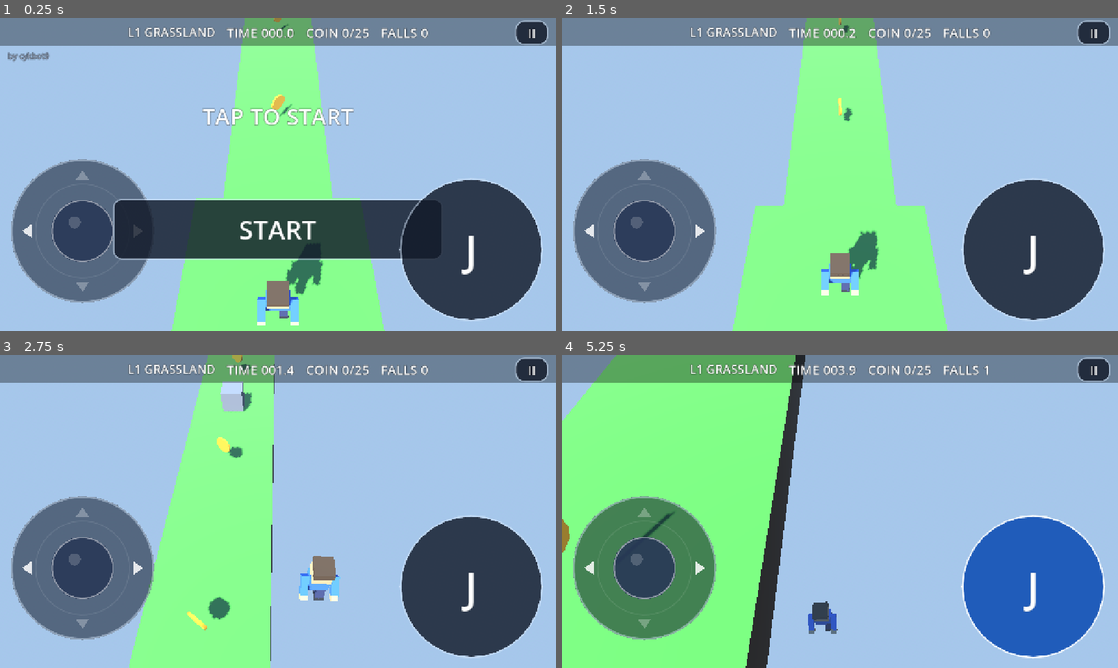
Above: before the commit, frames 1-4 (two rows, left to right).
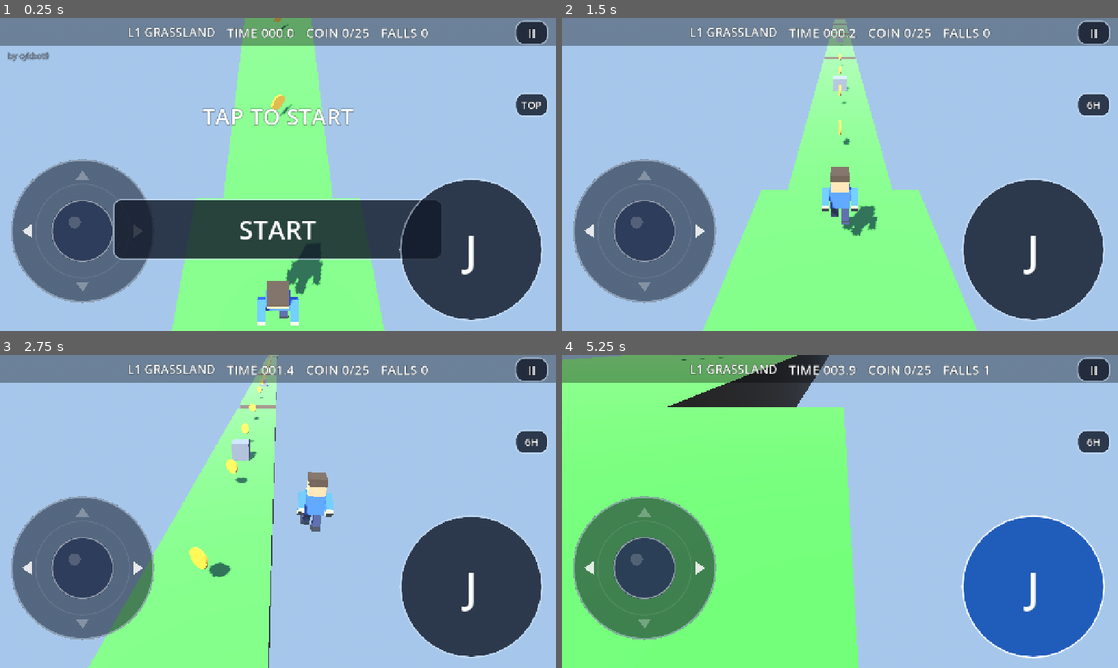
Above: after the commit, the same moments.

Repository: cykgames/001-parkour
Game: Godot game, scene res://Main.tscn
Two runs of this game, one before a commit and one after it. Both use one fixed random seed, a clock stepped at 60 frames per second and the inputs below. Sound files missing from this copy of the repository are replaced by a short silence.
Inputs (mouse positions are in pixels of both pictures, inside the frame that each line leads up to):
- Up to frame 1 (0.25 s): no input
- Up to frame 2 (1.5 s): click (1084, 127) at 0.52 s; click "START" at 1.25 s
- Up to frame 3 (2.75 s): move the mouse to (400, 495) at 2.02 s; hold Right (move_right) from 2.03 s (still down); click (400, 495) at 2.17 s; tap Space (jump) at 2.27 s
- Up to frame 4 (5.25 s): release Right (move_right) at 2.75 s; drag from (728, 527) to (812, 574) at 2.77 s; move the mouse to (895, 442) at 3.52 s; hold Right (move_right) 3.53-4.25 s; click (895, 442) at 3.67 s; drag from (812, 574) to (673, 464) at 4.27 s; move the mouse to (1006, 558) at 5.02 s; hold Left (move_left) from 5.03 s (still down); click (1006, 558) at 5.17 s

The runs differ from the first frame. In frame 1, 0.4% of the frame differs, in the area x 92-99%, y 24-32%; in frame 2, 9.4%; in frame 3, 8.4%; in frame 4, 16%, in the area x 0-99%, y 0-100%.

Commit message:
feat(camera): view-cycle button TOP/6H/5H/7H low chase cams (30deg pitch, occlusion pull-in)

Diff:
--- a/CameraRig.gd
+++ b/CameraRig.gd
@@ -10,6 +10,55 @@
 const LOOK_AHEAD := Vector3(0, 0.5, -3.3)
 const FOLLOW_K := 4.5
 
+## View modes (user request 2026-11-19): 0 = legacy overhead rig, 1..3 = low
+## chase cam at exactly 30deg pitch, placed at the player's 6 / 5 / 7 o'clock
+## (directly behind / behind-right / behind-left). Static so the choice
+## survives scene reloads; headless harnesses never cycle it (stay mode 0).
+## Auto-run movement is world-axis fixed, so yaw changes are visual only.
+static var view_mode := 0
+
+const CHASE_PITCH_DEG := 30.0
+const CHASE_DIST := 6.0      # horizontal distance from the player
+const CHASE_LOOK_H := 0.9    # aim at chest/head height
+# Clock angles clockwise from 12 o'clock; the player faces -Z (12 o'clock).
+const CHASE_CLOCK_DEG := [180.0, 150.0, 210.0]  # modes 1,2,3 = 6,5,7
+
+
+func cycle_view() -> void:
+	view_mode = (view_mode + 1) % 4
+	snap()
+
+
+func _view_offset() -> Vector3:
+	if view_mode == 0:
+		return OFFSET
+	var a := deg_to_rad(CHASE_CLOCK_DEG[view_mode - 1])
+	var dir := Vector3(sin(a), 0.0, -cos(a))
+	var h := CHASE_LOOK_H + CHASE_DIST * tan(deg_to_rad(CHASE_PITCH_DEG))
+	return dir * CHASE_DIST + Vector3(0.0, h, 0.0)
+
+
+func _view_look() -> Vector3:
+	if view_mode == 0:
+		return LOOK_AHEAD
+	return Vector3(0.0, CHASE_LOOK_H, 0.0)
+
+
+## Low chase cams can sit inside walls/pads: ray from the look point to the
+## desired camera pos and pull in front of the first hit. Mode 0 (high rig)
+## is untouched so harness framing stays bit-identical.
+func _occlude(desired: Vector3, tp: Vector3) -> Vector3:
+	if view_mode == 0:
+		return desired
+	var sp := get_world_3d().direct_space_state
+	var q := PhysicsRayQueryParameters3D.create(tp + _view_look(), desired)
+	if target is CollisionObject3D:
+		q.exclude = [target.get_rid()]
+	var hit := sp.intersect_ray(q)
+	if hit.is_empty():
+		return desired
+	return hit.position + hit.normal * 0.25
+
 
 func _ready() -> void:
 	target = get_parent().get_node("Player")
@@ -19,8 +68,8 @@
 func snap() -> void:
 	if target == null:
 		return
-	global_position = target.global_position + OFFSET
-	_look = target.global_position + LOOK_AHEAD
+	global_position = _occlude(target.global_position + _view_offset(), target.global_position)
+	_look = target.global_position + _view_look()
 	look_at(_look, Vector3.UP)
 	_initialized = true
 
@@ -33,10 +82,10 @@
 	if target == null or not _initialized:
 		return
 	var tp := target.global_position
-	var desired := tp + OFFSET
+	var desired := _occlude(tp + _view_offset(), tp)
 	var k := 1.0 - exp(-delta * FOLLOW_K)
 	global_position = global_position.lerp(desired, k)
-	_look = _look.lerp(tp + LOOK_AHEAD, k)
+	_look = _look.lerp(tp + _view_look(), k)
 	look_at(_look, Vector3.UP)
 	# Trauma-based screen shake (decays quadratically).
 	trauma = maxf(0.0, trauma - delta * 2.2)
--- a/HUD.gd
+++ b/HUD.gd
@@ -29,6 +29,10 @@
 var _exit_button: Button
 var _jump_button: Button
 var _pause_button: Button
+var _cam_button: Button
+var _cam_glyph: Label
+
+const CAM_MODE_NAMES := ["TOP", "6H", "5H", "7H"]
 var _pause_panel: ColorRect
 var _flash: ColorRect
 var _joy: Joystick
@@ -93,6 +97,15 @@
 	ctrl.offset_right = half_w
 	ctrl.offset_top = top
 	ctrl.offset_bottom = bottom
+
+
+## Camera view cycle button: TOP -> 6H -> 5H -> 7H (see CameraRig.view_mode).
+func _on_cam_pressed() -> void:
+	var rig := get_parent().get_node_or_null("CameraRig")
+	if rig == null:
+		return
+	rig.cycle_view()
+	_cam_glyph.text = CAM_MODE_NAMES[rig.view_mode]
 
 
 func _build_ui() -> void:
@@ -161,6 +174,47 @@
 	_pause_button.button_down.connect(func() -> void: pause_face.modulate = Color(0.55, 0.85, 1.7))
 	_pause_button.button_up.connect(func() -> void: pause_face.modulate = Color.WHITE)
 
+	# Camera view cycle (user 2026-11-19): TOP -> 6H -> 5H -> 7H low chase
+	# cams (30deg pitch at the player's 6/5/7 o'clock). Same invisible
+	# 166x166 hit pattern as pause, stacked directly below it so the two
+	# touch rects never overlap.
+	_cam_button = Button.new()
+	_cam_button.focus_mode = Control.FOCUS_NONE
+	for sn in ["normal", "hover", "pressed", "focus", "disabled"]:
+		_cam_button.add_theme_stylebox_override(sn, StyleBoxEmpty.new())
+	_cam_button.set_anchors_preset(Control.PRESET_TOP_RIGHT)
+	_cam_button.offset_left = -166.0
+	_cam_button.offset_top = 166.0
+	_cam_button.offset_right = 0.0
+	_cam_button.offset_bottom = 332.0
+	_cam_button.pressed.connect(_on_cam_pressed)
+	add_child(_cam_button)
+	var cam_face := Panel.new()
+	cam_face.mouse_filter = Control.MOUSE_FILTER_IGNORE
+	var cfs := StyleBoxFlat.new()
+	cfs.bg_color = Color(0.07, 0.10, 0.16, 0.82)
+	cfs.border_color = Color(0.85, 0.92, 1.0, 0.5)
+	cfs.set_border_width_all(3)
+	cfs.set_corner_radius_all(20)
+	cam_face.add_theme_stylebox_override("panel", cfs)
+	cam_face.set_anchors_preset(Control.PRESET_TOP_RIGHT)
+	cam_face.offset_left = -94.0
+	cam_face.offset_top = 6.0
+	cam_face.offset_right = -18.0
+	cam_face.offset_bottom = 62.0
+	_cam_button.add_child(cam_face)
+	_cam_glyph = _mk_label("TOP", 24)
+	_cam_glyph.mouse_filter = Control.MOUSE_FILTER_IGNORE
+	_cam_glyph.set_anchors_preset(Control.PRESET_FULL_RECT)
+	_cam_glyph.horizontal_alignment = HORIZONTAL_ALIGNMENT_CENTER
+	_cam_glyph.vertical_alignment = VERTICAL_ALIGNMENT_CENTER
+	cam_face.add_child(_cam_glyph)
+	var rig0 := get_parent().get_node_or_null("CameraRig")
+	if rig0 != null:
+		_cam_glyph.text = CAM_MODE_NAMES[rig0.view_mode]
+	_cam_button.button_down.connect(func() -> void: cam_face.modulate = Color(0.55, 0.85, 1.7))
+	_cam_button.button_up.connect(func() -> void: cam_face.modulate = Color.WHITE)
+
 	# Anchored joystick (bottom-left zone): swipe anywhere in the zone to
 	# strafe; the disc stays near home and only leans a little when the thumb
 	# goes wide. Full Vector2 output; Player consumes .x now, .y is reserved
